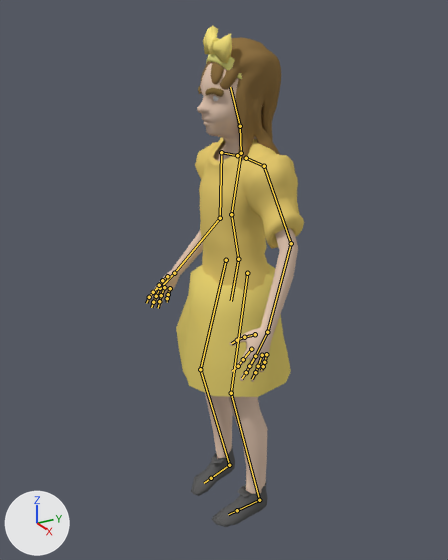
The Blender file TreacheryProject/Assets/Character/Missy/Missy.blend, before and after one commit.
Rendered twice from a 50 mm lens placed at (1.713, -0.809, 1.285), pointed at (0.39, -0.057, 0.688). The axes (+X, +Y, +Z) are drawn at lower left. The lights are the same throughout. Both versions are drawn at frame 47 of the action 'StrafeLeft'; the numbers are the values there. The bones that bend it are drawn over the model as lines.

In view in the first picture: 'Body', 'Bow', 'EyebrowL', 'EyebrowR', 'Eyes', 'Hair', 'Hairband', 'Shirt', 'ShoeL', 'ShoeR', 'Skirt'.
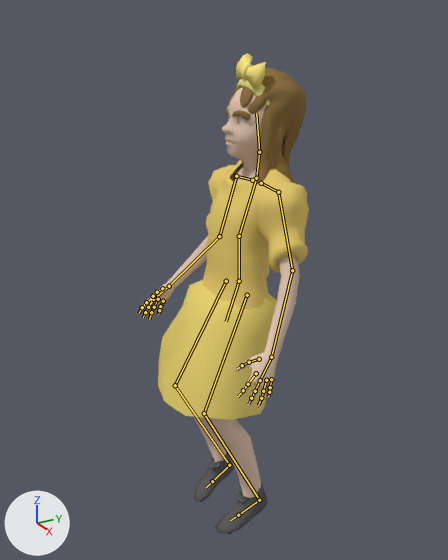
What differs and where, as boxes (x1, y1, x2, y2) in the pictures (448 x 560 px):
'Body', posed: before (147, 63, 298, 494); after (140, 87, 300, 498)
'Skirt', posed: before (176, 264, 291, 397); after (158, 280, 277, 420)
'Shirt', posed: before (195, 137, 304, 290); after (202, 160, 309, 310)
'Hair', posed (6% shorter): before (200, 37, 281, 161); after (227, 68, 306, 184)
'ShoeL', posed (13% taller): before (212, 482, 268, 527); after (215, 483, 268, 534)
'Bow', posed: before (203, 26, 232, 63); after (236, 53, 266, 89)
'ShoeR', posed: before (191, 445, 235, 496); after (194, 453, 235, 502)
'Hairband', posed (8% narrower): before (206, 54, 242, 79); after (236, 79, 269, 105)
'EyebrowL', posed (10% taller): before (205, 88, 224, 97); after (232, 110, 251, 120)
'Eyes', posed: before (203, 95, 219, 101); after (229, 116, 244, 124)
bone 'Uperarm.L', root to tip: before (264, 166) to (291, 243); after (278, 192) to (292, 270)
bone 'LowerArm.L', root to tip: before (291, 243) to (267, 332); after (292, 270) to (271, 357)
bone 'Uperarm.R', root to tip: before (221, 152) to (220, 218); after (236, 176) to (219, 236)
bone 'LowerArm.R', root to tip: before (220, 218) to (174, 273); after (219, 236) to (169, 286)

The edits, one by one:
Bone 'Base' (bone_base) moves from (0.0, 0.0, 0.0) to (0.0, -0.01, 0.45).
Bone 'Base' (bone_base) turns from (0, 0, 0) to (-9, 0, 1) degrees about its own x, y and z.
Bone 'Uperarm.L' (bone_uperarm_l) turns from (-5, 2, -2) to (-9, 2, -2) degrees about its own x, y and z.
Bone 'LowerArm.L' (bone_lowerarm_l) turns from (-19, -6, 17) to (-11, 7, 21) degrees about its own x, y and z.
Bone 'Uperarm.R' (bone_uperarm_r) turns from (26, -2, -1) to (20, -1, -3) degrees about its own x, y and z.
Bone 'LowerArm.R' (bone_lowerarm_r) turns from (-8, -5, 2) to (-11, -3, 8) degrees about its own x, y and z.
